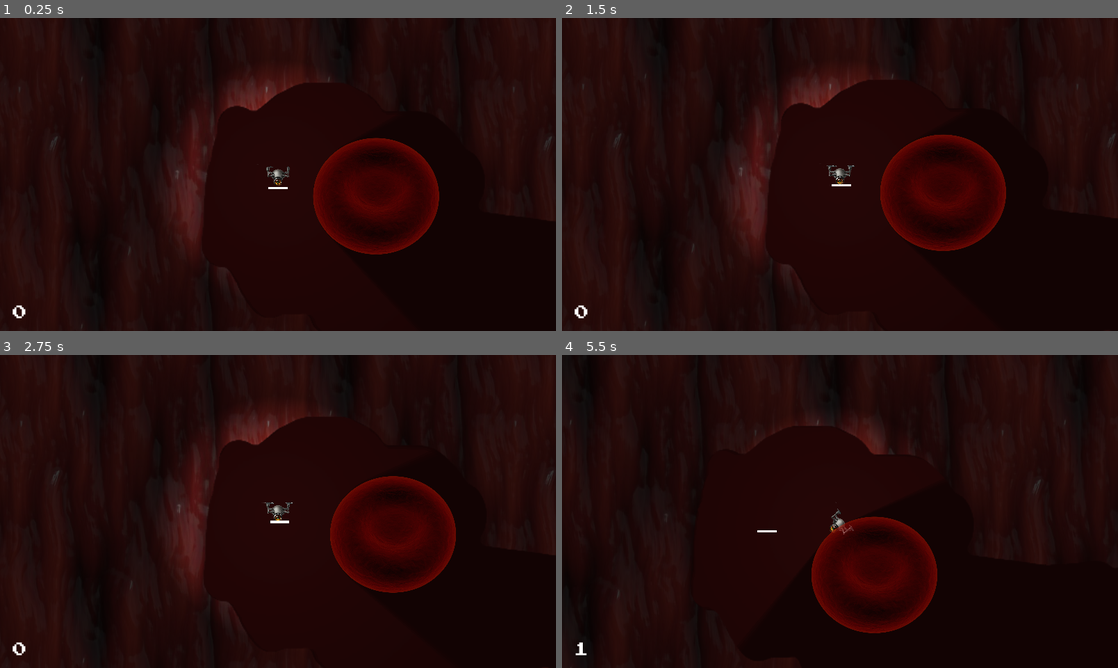
Above: before the commit, frames 1-4 (two rows, left to right).
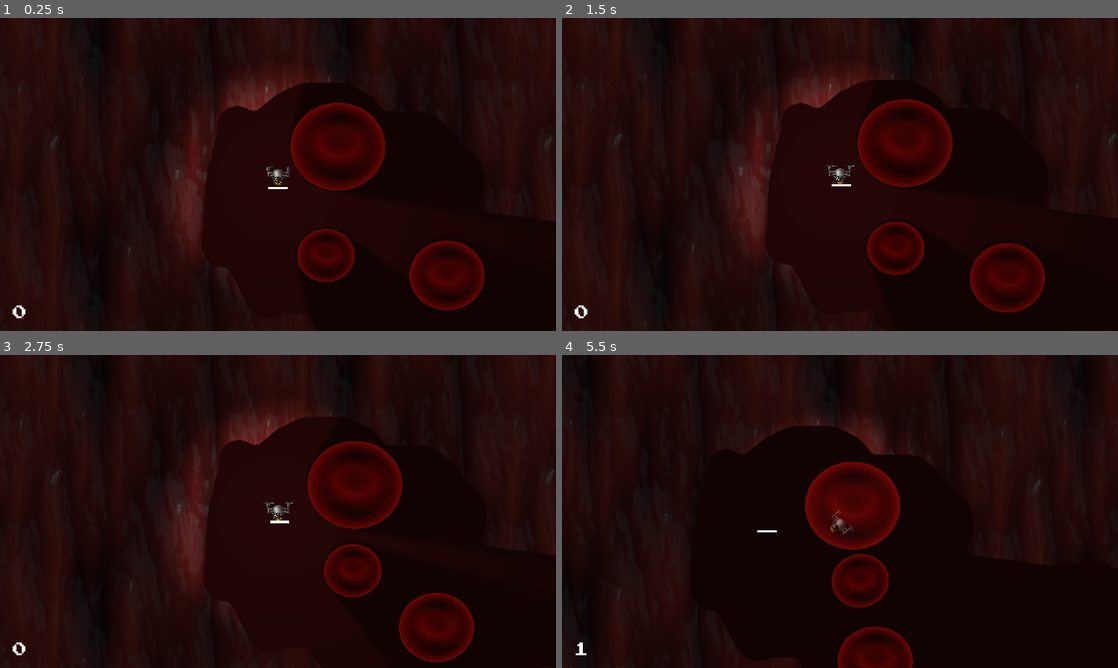
Above: after the commit, the same moments.

Repository: mutualtape/droneroids
Game: Godot game, scene res://game.tscn
Two runs of this game, one before a commit and one after it. Both use one fixed random seed, a clock stepped at 60 frames per second and the inputs below.
Inputs:
- Up to frame 1 (0.25 s): no input
- Up to frame 2 (1.5 s): hold Right (right) 0.53-1.28 s; hold Down (backward) from 1.28 s (still down)
- Up to frame 3 (2.75 s): release Down (backward) at 2.03 s; hold Right (right) from 2.03 s (still down)
- Up to frame 4 (5.5 s): release Right (right) at 2.78 s; hold Up (forward) 2.78-3.53 s; hold Left (left) 3.53-5.03 s; hold Down (backward) from 5.03 s (still down)

The runs differ from the first frame. In frame 1, 8.0% of the frame differs, in the area x 52-88%, y 27-94%; in frame 2, 8.0%; in frame 3, 7.9%; in frame 4, 8.1%, in the area x 43-68%, y 34-100%.

Commit message:
cells in different sizes

Diff:
--- a/scenes/common/blood_cell.gd
+++ b/scenes/common/blood_cell.gd
@@ -1,6 +1,23 @@
+@tool
 extends RigidBody2D
 
 var drone: Drone = null
+
+@export var scaled_children: float = 1:
+	set(new_value):
+		scaled_children = new_value/scaled_children
+		_ready()
+		scaled_children = new_value
+
+func _ready():
+	apply_scale_on_children(self)
+
+func apply_scale_on_children(parent: Node2D):
+	for node in parent.get_children():
+		if(node is Node2D):
+			node.apply_scale(Vector2(scaled_children, scaled_children))
+			apply_scale_on_children(node)
+
 
 func _physics_process(delta):
 	if(drone != null):
--- a/scenes/common/blood_cell.tscn
+++ b/scenes/common/blood_cell.tscn
@@ -20,14 +20,15 @@
 modulate = Color(1, 1, 1, 0.384314)
 light_mask = 0
 position = Vector2(0, 6)
-scale = Vector2(0.301309, 0.301309)
+scale = Vector2(0.280002, 0.280002)
 texture = ExtResource("1_6a1vp")
 
 [node name="CollisionShape2D" type="CollisionShape2D" parent="."]
-scale = Vector2(12.04, 12.04)
+scale = Vector2(11.9, 11.9)
 shape = SubResource("CircleShape2D_odj50")
 
 [node name="LightOccluder2D" type="LightOccluder2D" parent="."]
+scale = Vector2(0.95, 0.95)
 occluder = SubResource("OccluderPolygon2D_6jpnr")
 
 [node name="DroneDetectorArea" type="Area2D" parent="."]
--- a/scenes/levels/level_veins_1.tscn
+++ b/scenes/levels/level_veins_1.tscn
@@ -30,4 +30,25 @@
 text = "Haha, wrong way ;)"
 
 [node name="BloodCell" parent="." instance=ExtResource("5_gtg76")]
-position = Vector2(203, 44)
+position = Vector2(124, -60)
+scaled_children = 0.9
+
+[node name="BloodCell2" parent="." instance=ExtResource("5_gtg76")]
+position = Vector2(99, 164)
+scaled_children = 0.7
+
+[node name="BloodCell3" parent="." instance=ExtResource("5_gtg76")]
+position = Vector2(350, 206)
+scaled_children = 0.8
+
+[node name="BloodCell4" parent="." instance=ExtResource("5_gtg76")]
+position = Vector2(2600, 371)
+scaled_children = 0.9
+
+[node name="BloodCell5" parent="." instance=ExtResource("5_gtg76")]
+position = Vector2(2333, 646)
+scaled_children = 0.7
+
+[node name="BloodCell6" parent="." instance=ExtResource("5_gtg76")]
+position = Vector2(2287, 275)
+scaled_children = 0.8
